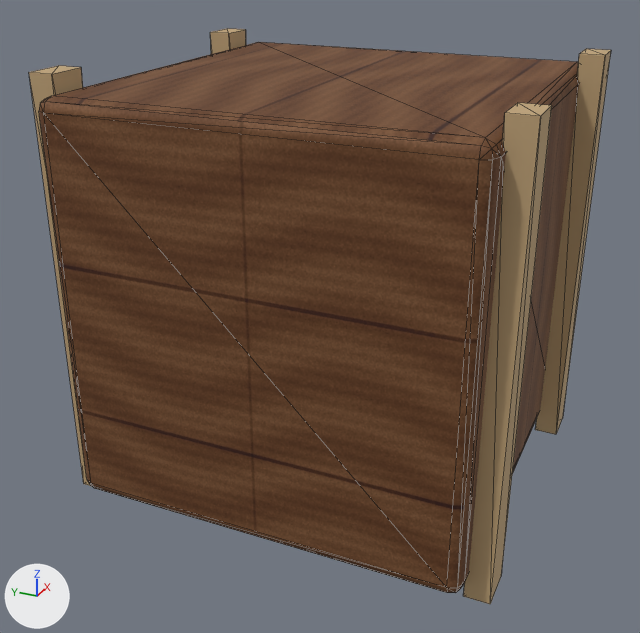
The glTF model public/assets/models/props/prop_crate.glb, before and after one commit.
Before and after are seen from a camera (50 mm lens) standing at (-2.57, -1.09, 1.76) and looking at (-0.08, 0.03, 0.52). Arrows for +X, +Y and +Z are at lower left; the lights stay in place. The picture after the commit comes second. Mesh edges are drawn as thin lines. Vertices at exactly the same position are counted once.

The older version as bpy lines, for what is in view:
```python
me_cube_217 = bpy.data.meshes.new('Cube.217')
me_cube_217.from_pydata(...)  # 56 vertices, 108 faces; spans x -0.65..0.65, y -0.65..0.65, z -0.65..0.65
me_cube_217.materials.append(mat_timber_pbr)  # picture img_timber
me_cube_218 = bpy.data.meshes.new('Cube.218')
me_cube_218.from_pydata(...)  # a box spanning x -0.065..0.065, y -0.04..0.04, z -0.7..0.7; a box spanning x -0.065..0.065, y -1.4..-1.32, z -0.7..0.7; a box spanning x 0.935..1.065, y -0.04..0.04, z -0.7..0.7; a box spanning x 0.935..1.065, y -1.4..-1.32, z -0.7..0.7
me_cube_218.materials.append(mat_sunlit_deck)  # brown #c0a479
ob_crate = bpy.data.objects.new('crate', me_cube_217)
ob_crate.location = (0.0, 0.0, 0.65)
ob_crate_brace = bpy.data.objects.new('crate_brace', me_cube_218)
ob_crate_brace.location = (-0.5, 0.68, 0.65)
```
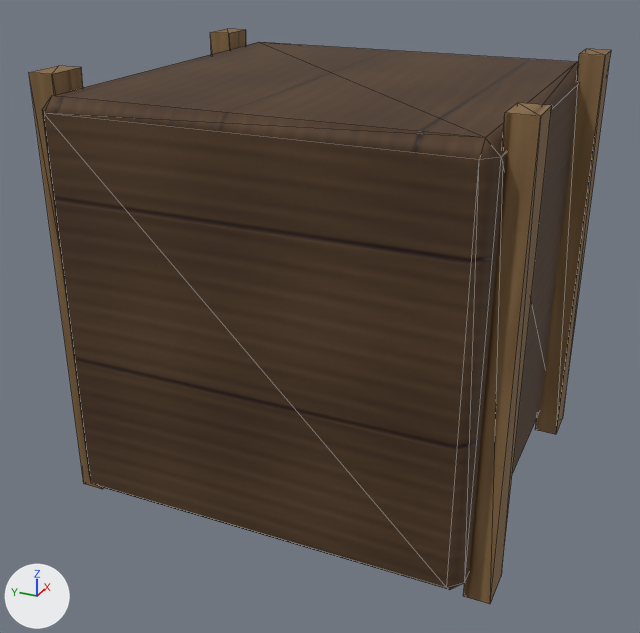
What differs and where, as boxes (x1, y1, x2, y2) in the pictures (640 x 633 px):
'crate', reshaped
    before: (39, 42, 579, 593)
    after: (42, 42, 579, 590)
'crate_brace', recoloured
    both: (29, 28, 611, 604)
part 1 of me_cube_217, cut back
    before: (39, 57, 579, 593)
    after: (42, 57, 579, 590)
part 2 of me_cube_217, recoloured
    both: (44, 42, 579, 588)

The change, as a diff of the scene's bpy script:
```diff
--- a/public/assets/models/props/prop_crate.glb.py
+++ b/public/assets/models/props/prop_crate.glb.py
@@ img_hero_deck_color @@
+img_hero_deck_color = load_image('hero_deck_color', '../../textures/shared/d19ea9f2d559d06edaec.png', 1024, 1024, 'sRGB')
@@ img_hero_deck_roughness @@
+img_hero_deck_roughness = load_image('hero_deck_roughness', '../../textures/shared/2689ffa5c8c2890ddffb.png', 1024, 1024, 'Non-Color')
@@ img_hero_deck_normal @@
+img_hero_deck_normal = load_image('hero_deck_normal', '../../textures/shared/c61dca6fa9124478c7da.png', 1024, 1024, 'Non-Color')
@@ img_hero_wood_color @@
+img_hero_wood_color = load_image('hero_wood_color', '../../textures/shared/008e00e6812b318ef3ad.png', 1024, 1024, 'sRGB')
@@ img_hero_wood_normal @@
+img_hero_wood_normal = load_image('hero_wood_normal', '../../textures/shared/718aedd644092143394c.png', 1024, 1024, 'Non-Color')
@@ img_hero_wood_roughness @@
+img_hero_wood_roughness = load_image('hero_wood_roughness', '../../textures/shared/e373c1047f2777a2e5a0.png', 1024, 1024, 'Non-Color')
@@ mat_hero_deck_pbr @@
+mat_hero_deck_pbr = bpy.data.materials.new('hero_deck_PBR')
+# uses the picture img_hero_deck_color
+# uses the picture img_hero_deck_normal
+# uses the picture img_hero_deck_roughness
@@ mat_hero_wood_pbr @@
+mat_hero_wood_pbr = bpy.data.materials.new('hero_wood_PBR')
+# uses the picture img_hero_wood_color
+# uses the picture img_hero_wood_normal
+# uses the picture img_hero_wood_roughness
@@ me_cube_217 @@
 # used by ob_crate; location = (0.0, 0.0, 0.65)
-me_cube_217.from_pydata(...)  # 56 vertices, 108 faces; spans x -0.65..0.65, y -0.65..0.65, z -0.65..0.65
+me_cube_217.from_pydata(...)  # 24 vertices, 44 faces; spans x -0.65..0.65, y -0.65..0.65, z -0.65..0.65
+# me_cube_217 part 1
+# 32 vertices are removed from x -0.638..0.638, y -0.638..0.638, z -0.638..0.638
+# 96 faces are deleted
+# 32 new faces join them
+# me_cube_217 part 2: 12 faces spanning x -0.65..0.65, y -0.65..0.65, z -0.65..0.65 switch from mat_timber_pbr (picture img_timber) to mat_hero_wood_pbr
@@ me_cube_218 @@
 me_cube_218.from_pydata(...)  # 32 vertices, 48 faces; spans x -0.065..1.065, y -1.4..0.04, z -0.7..0.7
-me_cube_218.materials.append(mat_sunlit_deck)  # brown #c0a479
+me_cube_218.materials.append(mat_hero_deck_pbr)
```
